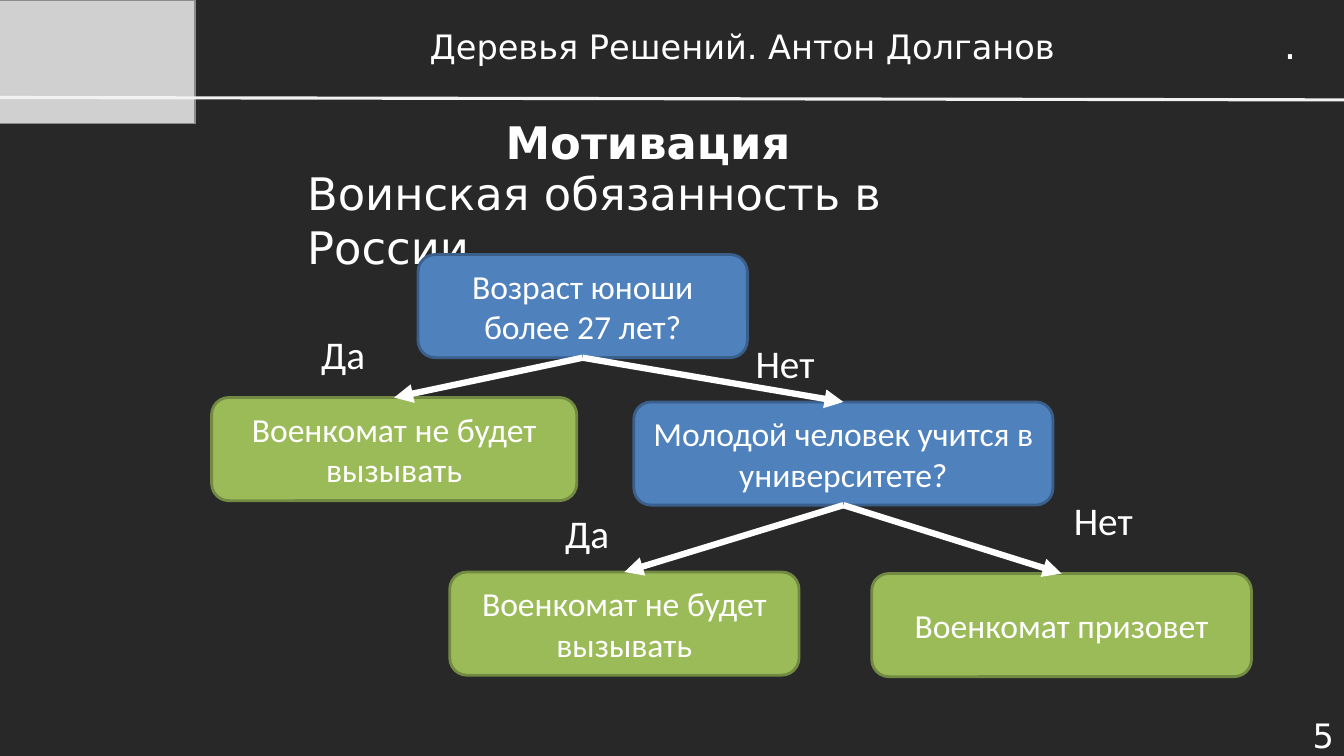
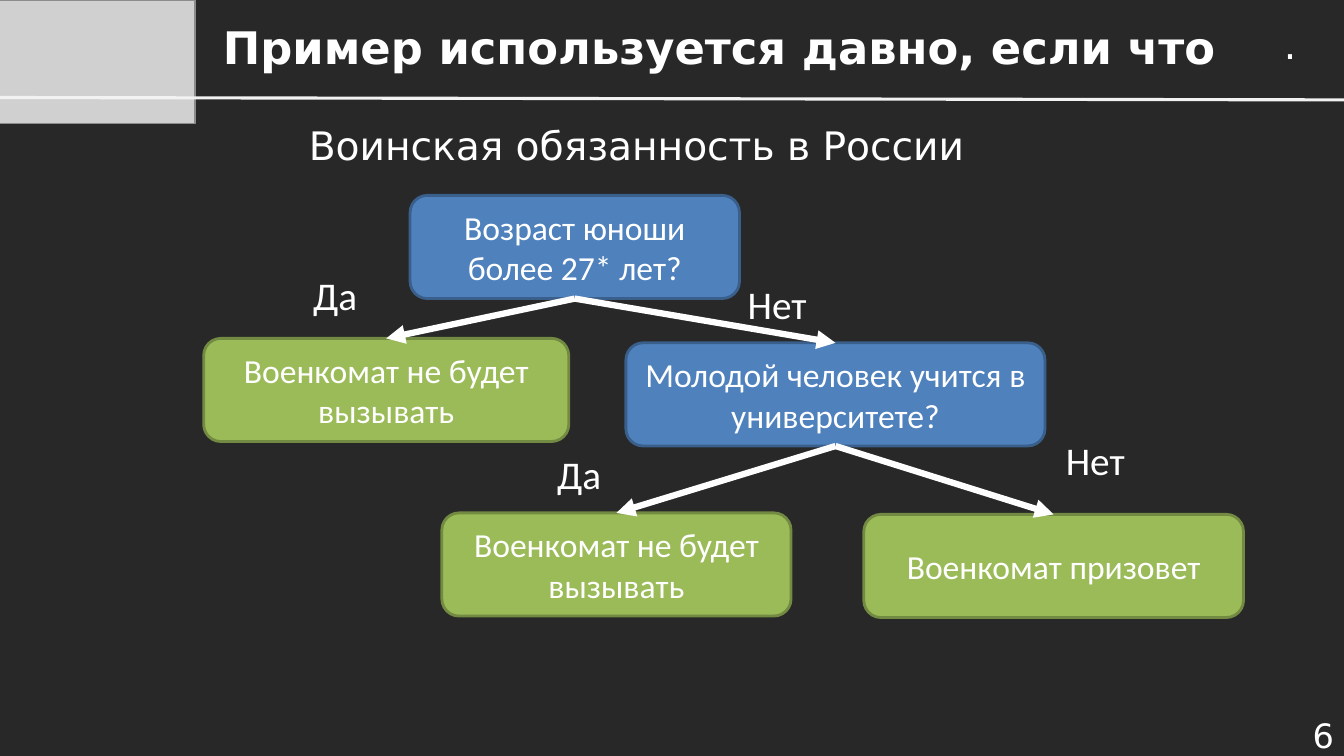
Before and after one commit to dayekb/Study, a slide deck: slide 6 of rus/UrFU/IST in Medicine/1 season/Презентации/Лекция 1.10 - Деревья Решений.pptx (slide 5 before the commit). Drawn at 1344x756 pixels with LibreOffice and Linux fonts; fonts in the diff are those of the drawing; grey boxes stand for pictures. Boxes give left, top, right and bottom in pixels: in the first picture for what was removed or moved away, otherwise in the second. Text is boxed around its words. In the diff, an @@ line names an element or a change of style, - is before the commit and + after.

```diff
--- a/rus/UrFU/IST in Medicine/1 season/Презентации/Лекция 1.10 - Деревья Решений.pptx
+++ b/rus/UrFU/IST in Medicine/1 season/Презентации/Лекция 1.10 - Деревья Решений.pptx
@@ text at (x1=223, y1=31, x2=1215, y2=74): text changed; size 24 to 32 pt; bold on @@
-Деревья Решений. Антон Долганов
+Пример используется давно, если что
@@ text "Воинская обязанность в России" moved from (x1=307, y1=175, x2=880, y2=274) to (x1=309, y1=129, x2=964, y2=161) @@
@@ text "Воинская обязанность в России" at (x1=309, y1=129, x2=964, y2=161): size 32 to 28 pt @@
@@ title removed at (x1=506, y1=126, x2=791, y2=165) @@
-Мотивация
@@ text in rounded rectangle at (x1=464, y1=218, x2=686, y2=280): text changed @@
-Возраст юноши более 27 лет?
+Возраст юноши более 27* лет?
@@ 5 rounded rectangles, 3 texts, 3 arrows moved together from (x1=212, y1=255, x2=1252, y2=677) to (x1=204, y1=196, x2=1244, y2=617) @@
@@ arrow moved from (844, 505) - (624, 573) to (836, 447) - (617, 513) @@
@@ text "Нет" moved from (x1=1074, y1=510, x2=1133, y2=536) to (x1=1066, y1=450, x2=1125, y2=476) @@
@@ page number at (x1=1313, y1=723, x2=1334, y2=749): text changed @@
-5
+6
```
Also in this commit, not shown: 42 other slides changed, 2 slides added, 3 slides removed, 14 other files.
